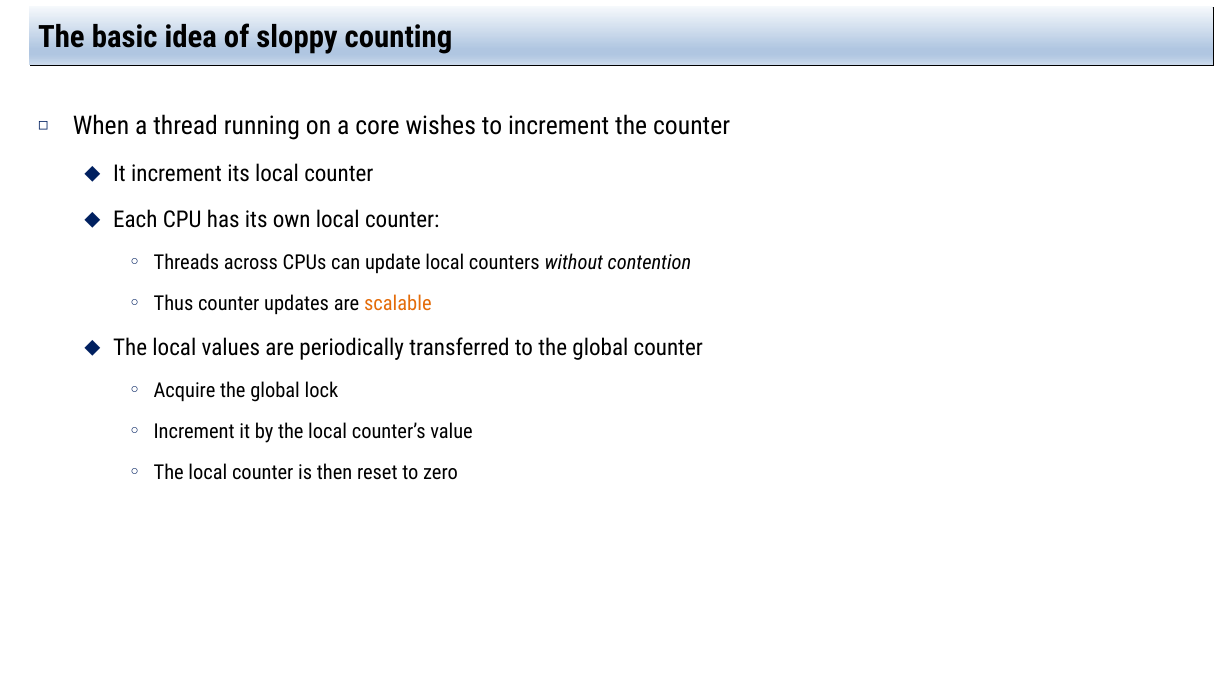
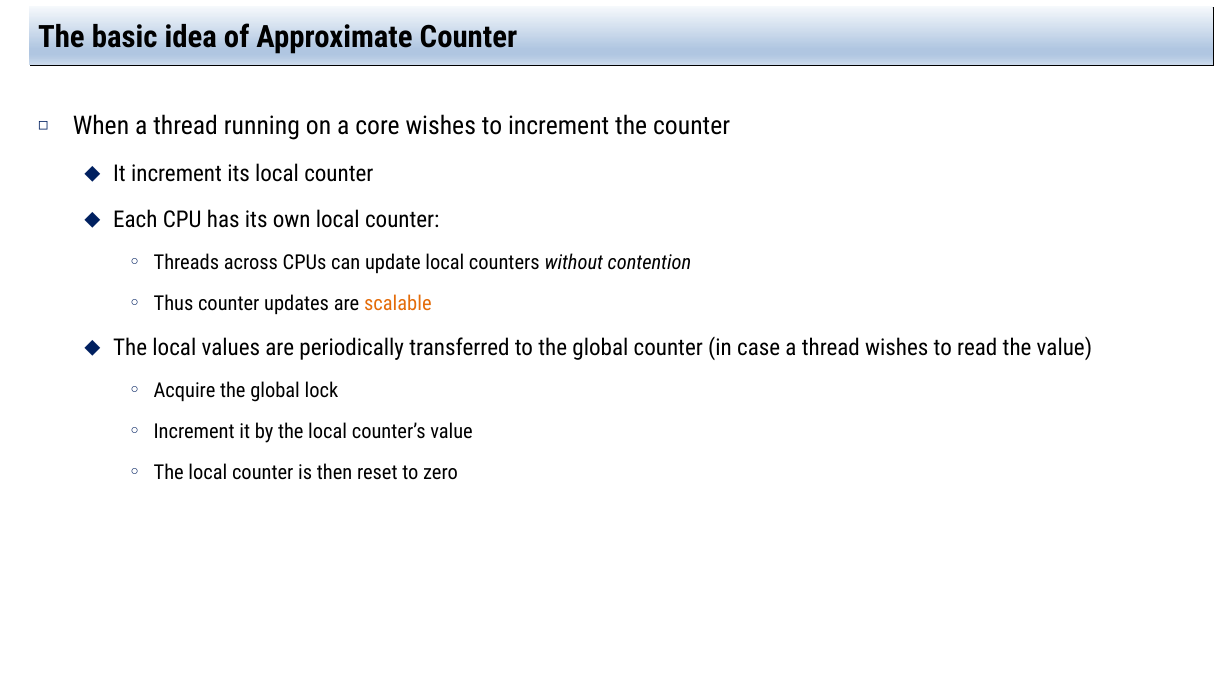
Before and after one commit to jachermocilla/extra-course-materials, a slide deck: slide 12 of cmsc125/ostep/slides/02.Concurrency/29.Lock-based_Concurrent_Data_Structures.pptx. Drawn at 1232x693 pixels with LibreOffice and Linux fonts; fonts in the diff are those of the drawing. Boxes give left, top, right and bottom in pixels: in the first picture for what was removed or moved away, otherwise in the second. Text is boxed around its words. In the diff, an @@ line names an element or a change of style, - is before the commit and + after.

```diff
--- a/cmsc125/ostep/slides/02.Concurrency/29.Lock-based_Concurrent_Data_Structures.pptx
+++ b/cmsc125/ostep/slides/02.Concurrency/29.Lock-based_Concurrent_Data_Structures.pptx
@@ title at [38,19,518,54]: text changed @@
-The basic idea of sloppy counting
+The basic idea of Approximate Counter
@@ text at [113,337,1092,360]: text changed @@
-  ⬥ The local values are periodically transferred to the global counter
+  ⬥ The local values are periodically transferred to the global counter (in case a thread wishes to read the value)
```
Also in this commit, not shown: 9 other slides changed, 1 other file.
